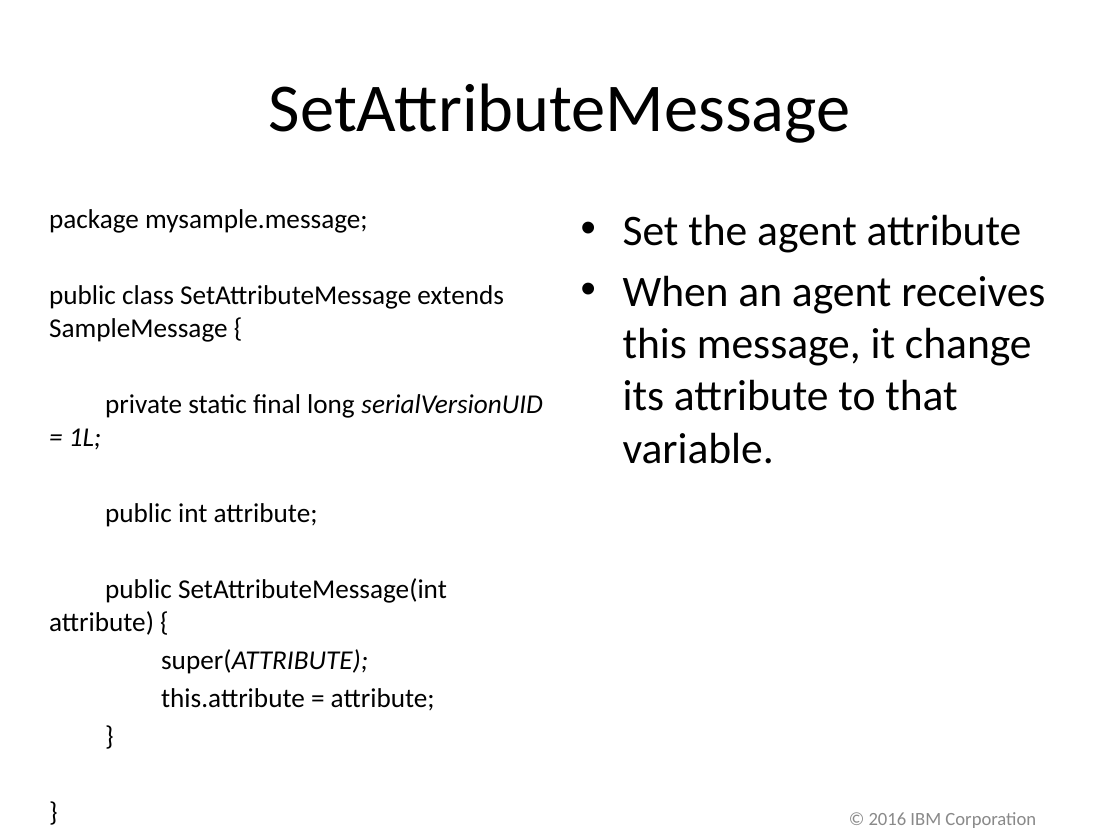
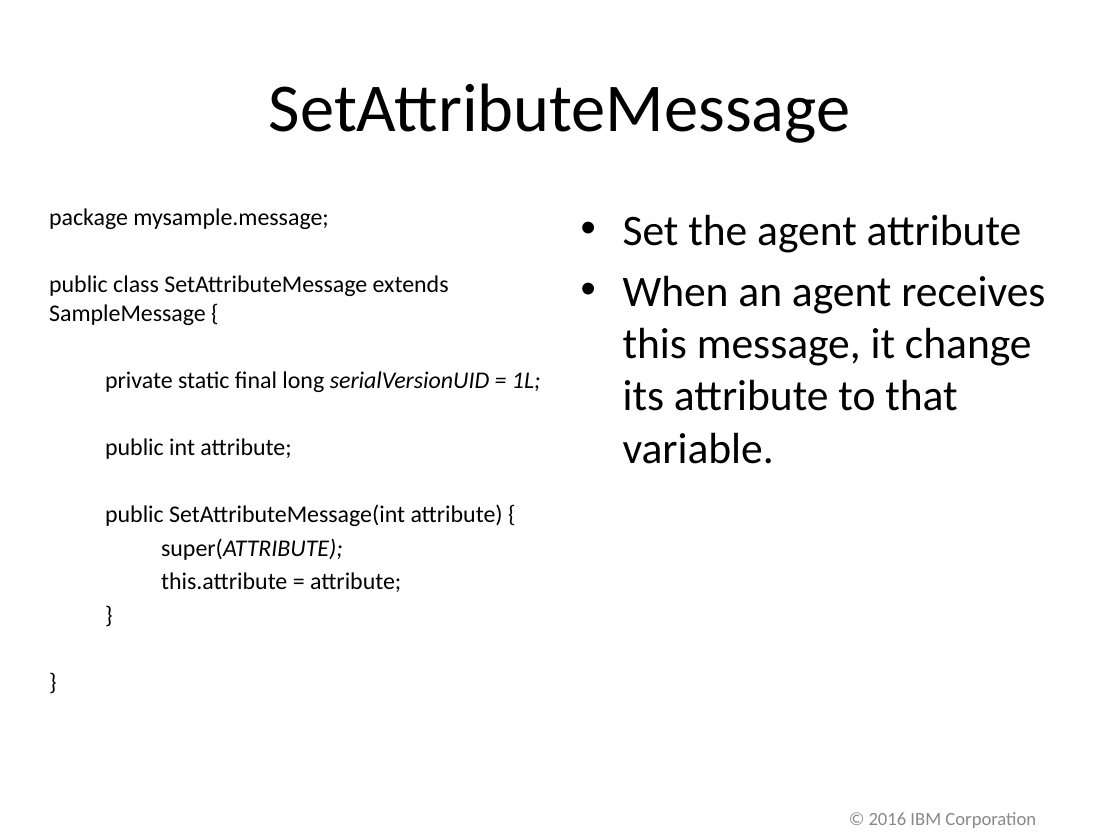
Before and after one commit to x10-lang/XASDI, a slide deck: slide 52 of doc/XASDI-Development-Guide.pptx. Drawn at 1120x840 pixels with LibreOffice and Linux fonts; fonts in the diff are those of the drawing. Boxes give left, top, right and bottom in pixels: in the first picture for what was removed or moved away, otherwise in the second. Text is boxed around its words. In the diff, an @@ line names an element or a change of style, - is before the commit and + after.

```diff
--- a/doc/XASDI-Development-Guide.pptx
+++ b/doc/XASDI-Development-Guide.pptx
@@ text "package mysample.message;" at [49, 208, 541, 592]: size 17.5 to 15.4 pt @@
```
Also in this commit, not shown: 6 other slides changed, 1 other file.
